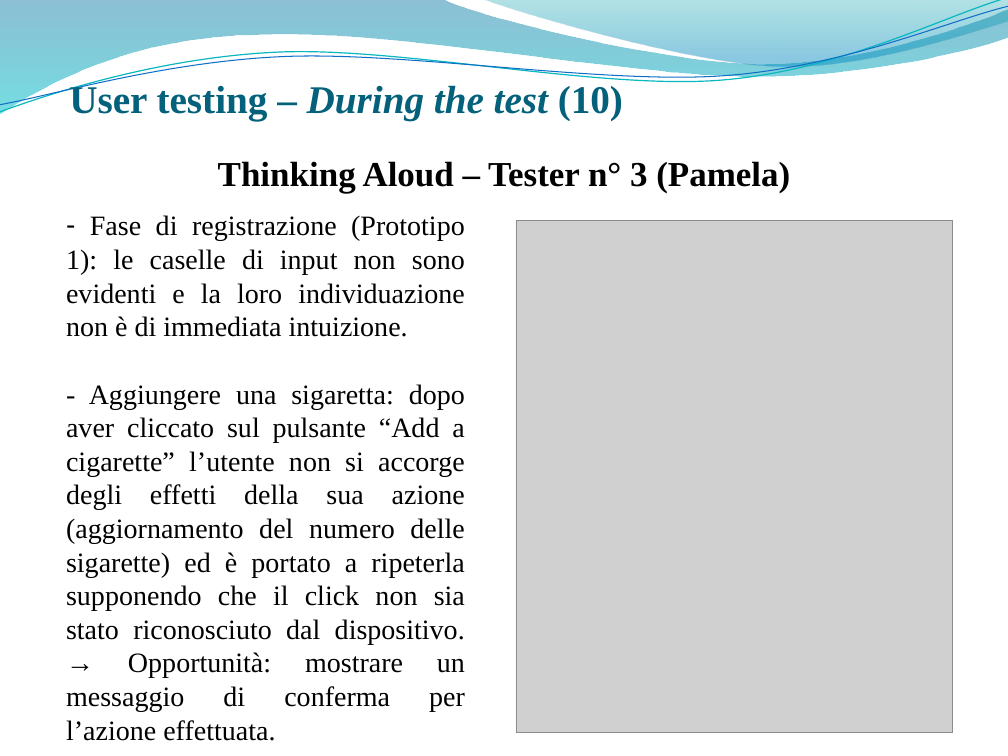
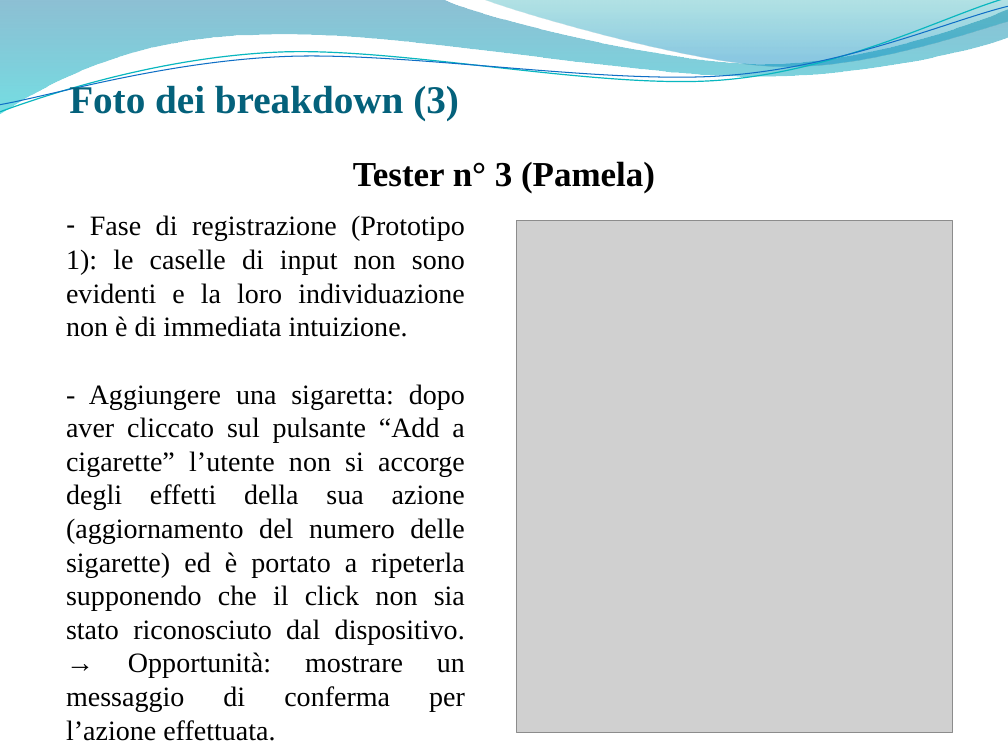
Before and after one commit to giusmastro91/Cognitive-systems, a slide deck: slide 40 of Prova_6_RisultatiValutazione/Leone_Mastrosimone_PresentazioneProgetto.pptx (slide 33 before the commit). Drawn at 1008x756 pixels with LibreOffice and Linux fonts; fonts in the diff are those of the drawing; grey boxes stand for pictures; background and template pictures are left out. Boxes give left, top, right and bottom in pixels: in the first picture for what was removed or moved away, otherwise in the second. Text is boxed around its words. In the diff, an @@ line names an element or a change of style, - is before the commit and + after.

```diff
--- a/Prova_6_RisultatiValutazione/Leone_Mastrosimone_PresentazioneProgetto.pptx
+++ b/Prova_6_RisultatiValutazione/Leone_Mastrosimone_PresentazioneProgetto.pptx
@@ title at <box>69,82,459,120</box>: text changed @@
-User testing – During the test (10)
+Foto dei breakdown (3)
@@ text at <box>353,161,655,193</box>: text changed @@
-Thinking Aloud – Tester n° 3 (Pamela)
+Tester n° 3 (Pamela)
```
Also in this commit, not shown: 2 other slides changed.
